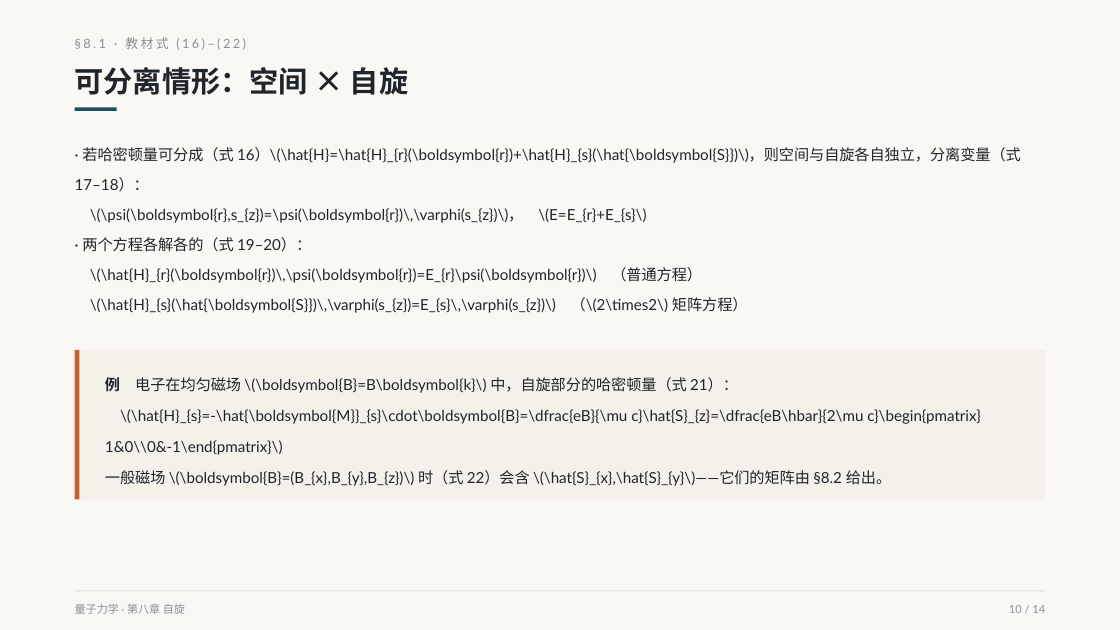
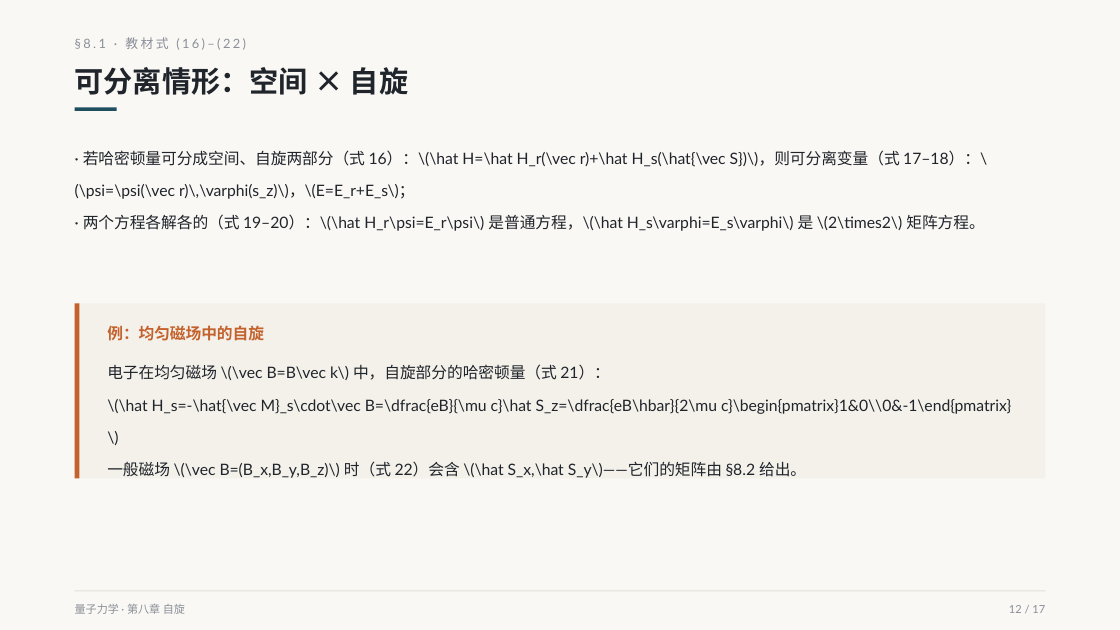
Before and after one commit to zhangdajian-sdu/quantum-mechanics-slides, a slide deck: slide 12 of slides/ch8/ch8-s1.pptx (slide 10 before the commit). Drawn at 1120x630 pixels with LibreOffice and Linux fonts; fonts in the diff are those of the drawing. Boxes give left, top, right and bottom in pixels: in the first picture for what was removed or moved away, otherwise in the second. Text is boxed around its words. In the diff, an @@ line names an element or a change of style, - is before the commit and + after.

```diff
--- a/slides/ch8/ch8-s1.pptx
+++ b/slides/ch8/ch8-s1.pptx
@@ text at (x1=75, y1=150, x2=987, y2=231): text changed; size 13 to 13.5 pt @@
-· 若哈密顿量可分成（式 16）\(\hat{H}=\hat{H}_{r}(\boldsymbol{r})+\hat{H}_{s}(\hat{\boldsymbol{S}})\)，则空间与自旋各自独立，分离变量（式 17–18）：
-\(\psi(\boldsymbol{r},s_{z})=\psi(\boldsymbol{r})\,\varphi(s_{z})\)， \(E=E_{r}+E_{s}\)
-· 两个方程各解各的（式 19–20）：
-\(\hat{H}_{r}(\boldsymbol{r})\,\psi(\boldsymbol{r})=E_{r}\psi(\boldsymbol{r})\) （普通方程）
-\(\hat{H}_{s}(\hat{\boldsymbol{S}})\,\varphi(s_{z})=E_{s}\,\varphi(s_{z})\) （\(2\times2\) 矩阵方程）
+· 若哈密顿量可分成空间、自旋两部分（式 16）：\(\hat H=\hat H_r(\vec r)+\hat H_s(\hat{\vec S})\)，则可分离变量（式 17–18）：\(\psi=\psi(\vec r)\,\varphi(s_z)\)，\(E=E_r+E_s\)；
+· 两个方程各解各的（式 19–20）：\(\hat H_r\psi=E_r\psi\) 是普通方程，\(\hat H_s\varphi=E_s\varphi\) 是 \(2\times2\) 矩阵方程。
@@ rectangle resized from (x1=75, y1=350, x2=1046, y2=500) to (x1=75, y1=303, x2=1046, y2=478) @@
@@ rectangle resized from (x1=75, y1=350, x2=80, y2=500) to (x1=75, y1=303, x2=80, y2=478) @@
@@ text added at (x1=107, y1=325, x2=264, y2=341), 13.5 pt, text #C4622D, bold @@
+例：均匀磁场中的自旋
@@ text "电子在均匀磁场 \(\vec B=B\vec k\) 中，自旋部分的哈密顿量（式 ..." at (x1=107, y1=364, x2=1011, y2=478): vertical alignment middle to top @@
@@ text at (x1=107, y1=364, x2=1011, y2=478): text changed; size 13 to 13.5 pt @@
-例 电子在均匀磁场 \(\boldsymbol{B}=B\boldsymbol{k}\) 中，自旋部分的哈密顿量（式 21）：
-\(\hat{H}_{s}=-\hat{\boldsymbol{M}}_{s}\cdot\boldsymbol{B}=\dfrac{eB}{\mu c}\hat{S}_{z}=\dfrac{eB\hbar}{2\mu c}\begin{pmatrix}1&0\\0&-1\end{pmatrix}\)
-一般磁场 \(\boldsymbol{B}=(B_{x},B_{y},B_{z})\) 时（式 22）会含 \(\hat{S}_{x},\hat{S}_{y}\)——它们的矩阵由 §8.2 给出。
+电子在均匀磁场 \(\vec B=B\vec k\) 中，自旋部分的哈密顿量（式 21）：
+\(\hat H_s=-\hat{\vec M}_s\cdot\vec B=\dfrac{eB}{\mu c}\hat S_z=\dfrac{eB\hbar}{2\mu c}\begin{pmatrix}1&0\\0&-1\end{pmatrix}\)
+一般磁场 \(\vec B=(B_x,B_y,B_z)\) 时（式 22）会含 \(\hat S_x,\hat S_y\)——它们的矩阵由 §8.2 给出。
@@ text at (x1=1009, y1=605, x2=1045, y2=613): text changed @@
-10 / 14
+12 / 17
```
Also in this commit, not shown: 13 other slides changed, 3 slides added, 25 other files.
